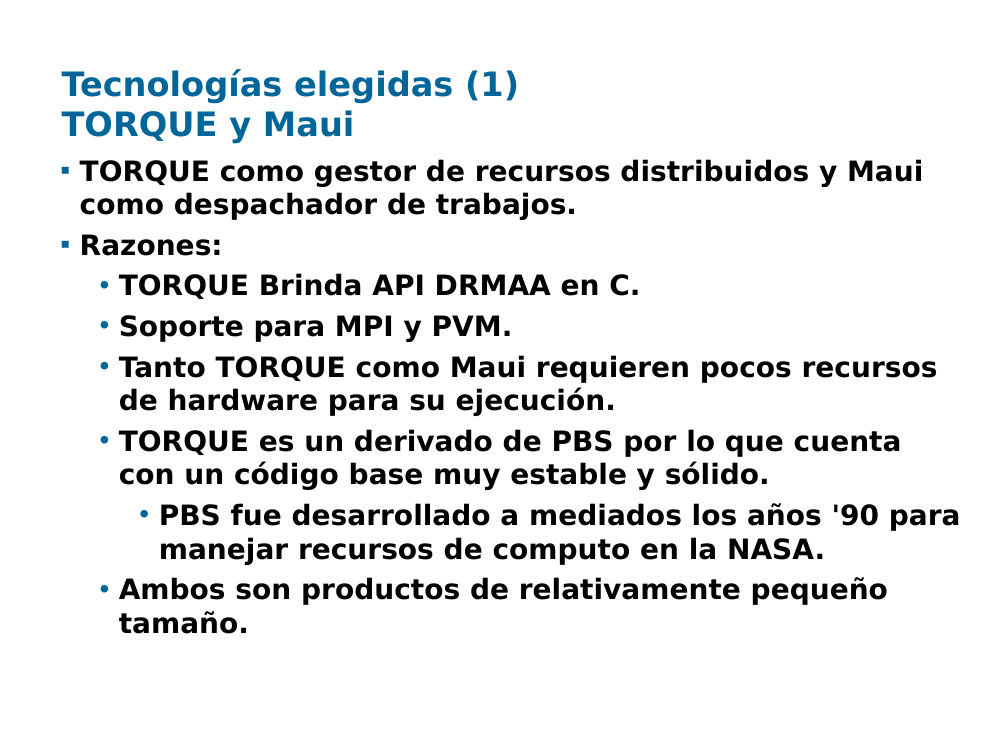
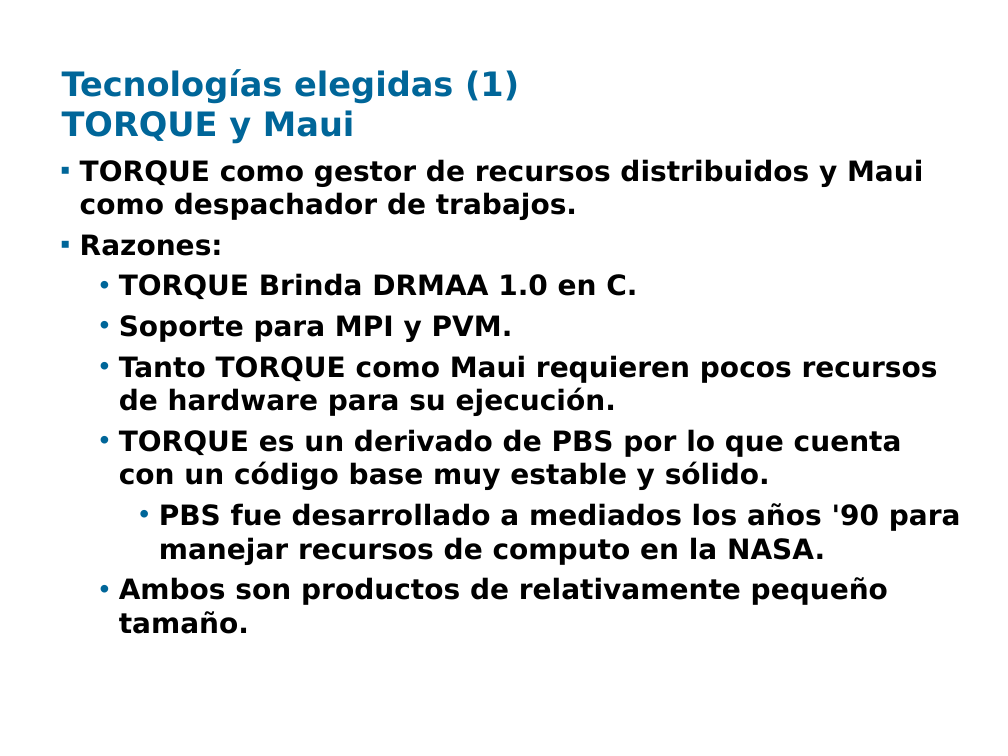
Before and after one commit to santiago-iturriaga/pgruso2007, a slide deck: slide 9 of Documentacion/Presentación Fenton - Santiago.ppt. Drawn at 1008x756 pixels with LibreOffice and Linux fonts; fonts in the diff are those of the drawing; background and template pictures are left out. Boxes give left, top, right and bottom in pixels: in the first picture for what was removed or moved away, otherwise in the second. Text is boxed around its words. In the diff, an @@ line names an element or a change of style, - is before the commit and + after.

```diff
--- a/Documentacion/Presentación Fenton - Santiago.ppt
+++ b/Documentacion/Presentación Fenton - Santiago.ppt
@@ text at [119, 273, 637, 299]: text changed @@
-  • TORQUE Brinda API DRMAA en C.
+  • TORQUE Brinda DRMAA 1.0 en C.
```
Also in this commit, not shown: 7 other slides changed.
